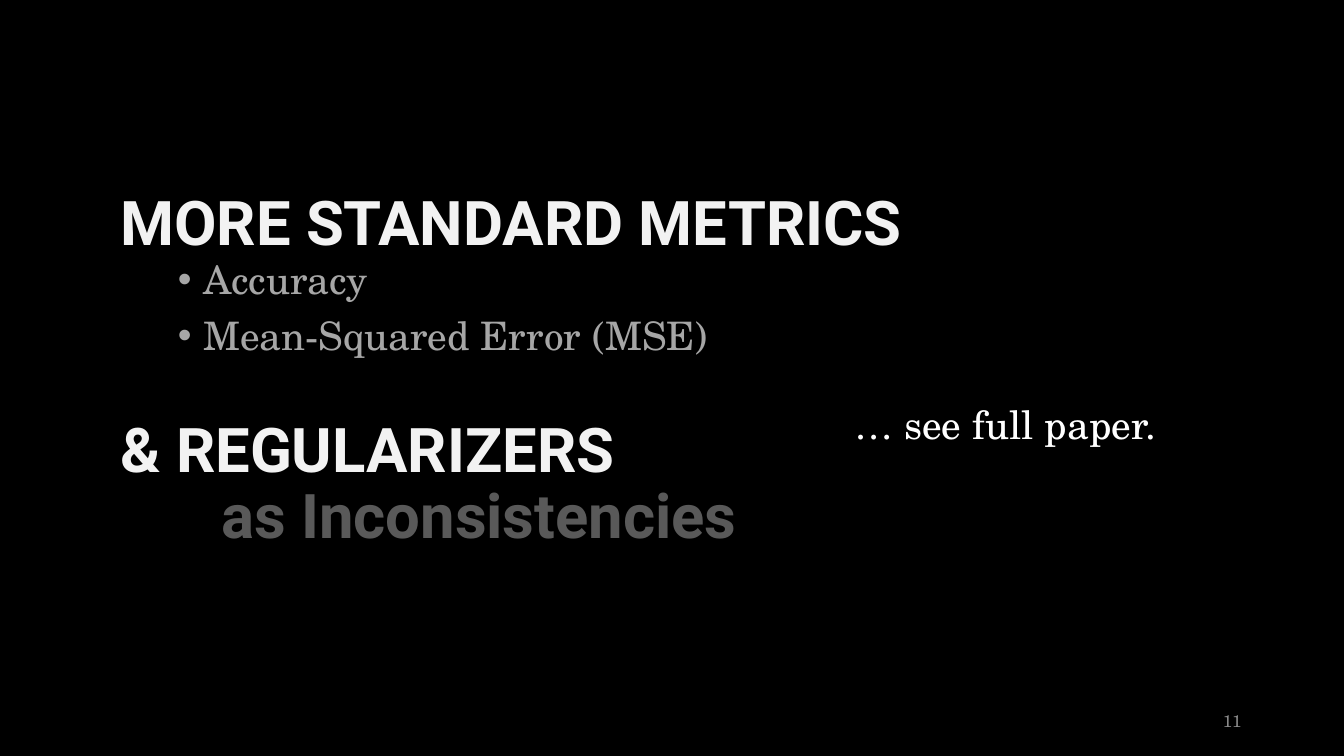
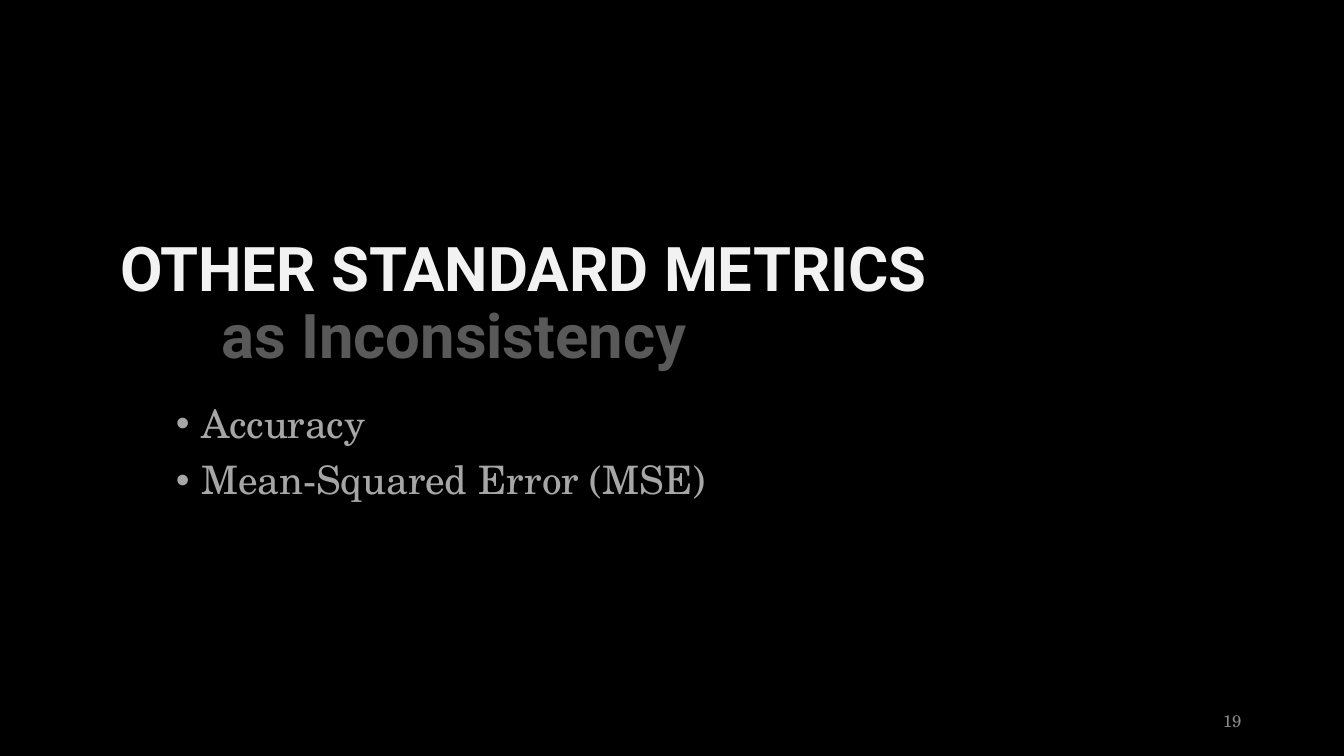
Before and after one commit to orichardson/pdg-expts, a slide deck: slide 19 of present/ai-seminar-2023/one-true-loss--45min.pptx (slide 11 before the commit). Drawn at 1344x756 pixels with LibreOffice and Linux fonts; fonts in the diff are those of the drawing. Boxes give left, top, right and bottom in pixels: in the first picture for what was removed or moved away, otherwise in the second. Text is boxed around its words. In the diff, an @@ line names an element or a change of style, - is before the commit and + after.

```diff
--- a/present/ai-seminar-2023/one-true-loss--45min.pptx
+++ b/present/ai-seminar-2023/one-true-loss--45min.pptx
@@ title at box(120, 246, 927, 371): text changed @@
-MORE STANDARD METRICS
-& REGULARIZERS
-as Inconsistencies
+OTHER STANDARD METRICS
+as Inconsistency
@@ text "Accuracy": place and size @@
-text "Accuracy" at box(203, 265, 708, 358)
+text "Accuracy" at box(201, 409, 706, 502)
@@ text removed at box(904, 410, 1157, 447) @@
-… see full paper.
@@ page number at box(1223, 715, 1242, 727): text changed @@
-11
+19
```
Also in this commit, not shown: 15 other slides changed, 19 slides added.
